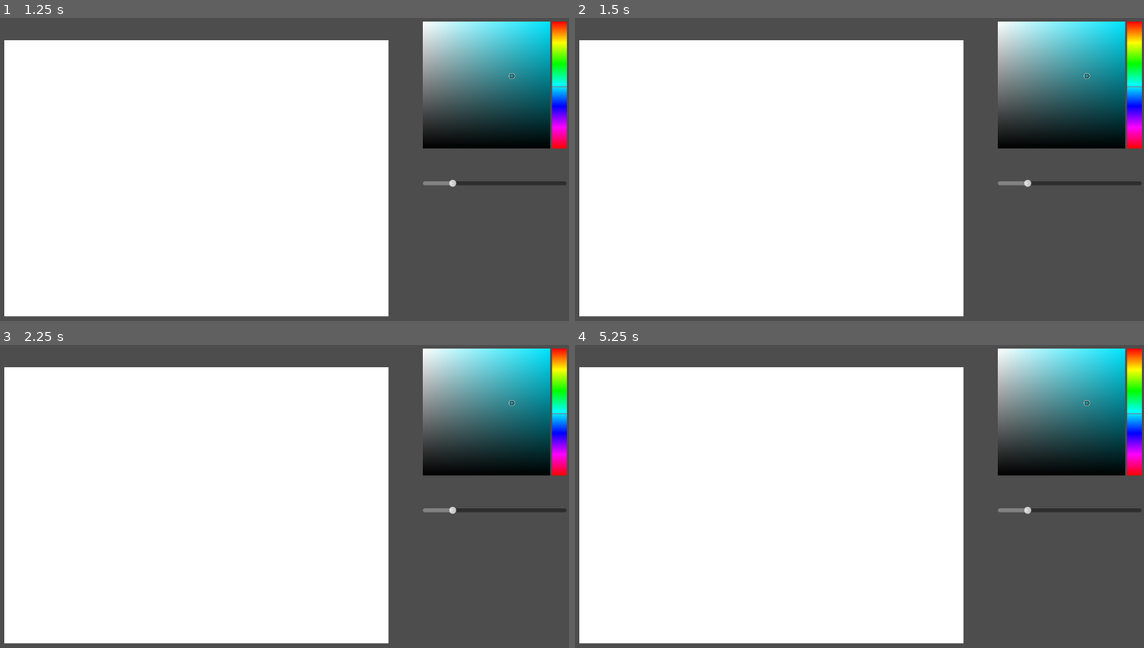
Above: before the commit, frames 1-4 (two rows, left to right).
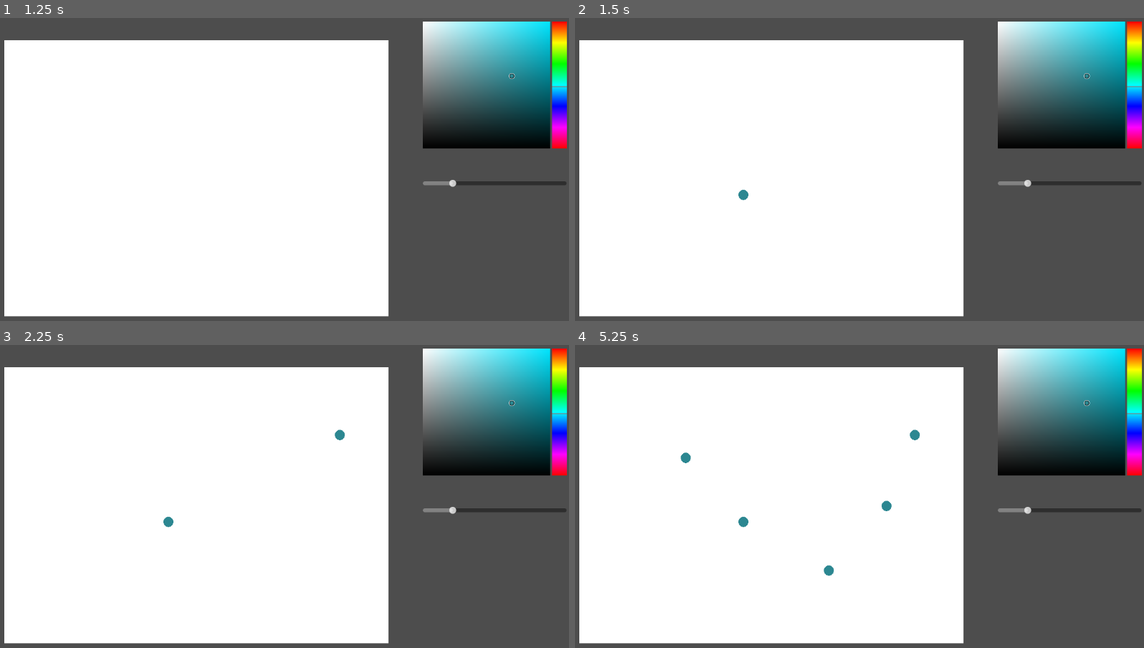
Above: after the commit, the same moments.

Repository: markusssh/project-neva
Game: Godot game, scene res://Multiplayer/drawing.tscn
Two runs of this game, one before a commit and one after it. Both use one fixed random seed, a clock stepped at 60 frames per second and the inputs below. This scene is started directly instead of the project's main scene.
Inputs (mouse positions are in pixels of both pictures, inside the frame that each line leads up to):
- Up to frame 1 (1.25 s): tap Enter (ui_accept) at 0.5, 0.77 s; move the mouse to (409, 163) at 0.52 s; hold Right (ui_right) from 0.53 s (still down); click (409, 163) at 0.67 s
- Up to frame 2 (1.5 s): tap Enter (ui_accept) at 1.25 s; move the mouse to (745, 193) at 1.27 s; release Right (ui_right) at 1.28 s; hold Down (ui_down) from 1.28 s (still down); click (745, 193) at 1.42 s
- Up to frame 3 (2.25 s): tap Enter (ui_accept) at 1.52, 2 s; move the mouse to (341, 435) at 2.02 s; release Down (ui_down) at 2.03 s; hold Right (ui_right) from 2.03 s (still down); click (341, 435) at 2.17 s
- Up to frame 4 (5.25 s): tap Enter (ui_accept) at 2.75, 3.02, 3.5, 3.77, 4.25, 4.52 s; move the mouse to (831, 569) at 2.77 s; release Right (ui_right) at 2.78 s; hold Up (ui_up) 2.78-3.53 s; click (831, 569) at 2.92 s; move the mouse to (1030, 554) at 3.52 s; hold Left (ui_left) 3.53-5.03 s; click (1030, 554) at 3.67 s; move the mouse to (683, 457) at 4.27 s; click (683, 457) at 4.42 s; move the mouse to (887, 505) at 5.02 s; hold Down (ui_down) from 5.03 s (still down); click (887, 505) at 5.17 s

Frame 1 is identical in both runs. In frame 2, less than 0.1% of the frame differs, in the area x 28-31%, y 56-61%; in frame 3, 0.1%; in frame 4, 0.3%, in the area x 18-61%, y 27-77%.

Commit message:
drawing dots

Diff:
--- a/Multiplayer/drawing_canvas.gd
+++ b/Multiplayer/drawing_canvas.gd
@@ -7,7 +7,7 @@
 var e: float = 1
 var mouse_pos: Vector2
 
-func _process(delta: float) -> void:
+func _process(_delta: float) -> void:
 	if Input.is_mouse_button_pressed(MOUSE_BUTTON_LEFT):
 		mouse_pos = paint_viewport.get_mouse_position()
 		handle_line_drawing()
@@ -16,17 +16,19 @@
 	if event is InputEventMouseButton and event.is_released():
 		if event.button_index == MOUSE_BUTTON_LEFT:
 			if drawing_line.points.size() > 0:
-				bake_line()
+				bake_drawing()
 
 func handle_line_drawing() -> void:
 	if drawing_line.points.size() == 0:
 		if mouse_pos.x < size.x and mouse_pos.y < size.y:
 			drawing_line.add_point(mouse_pos)
+			#Adding second point do make visible dot
+			drawing_line.add_point(mouse_pos + Vector2.DOWN)
 	elif absf(mouse_pos.x - drawing_line.points[-1].x) >= e \
 		or absf(mouse_pos.y - drawing_line.points[-1].y) >= e:
 		drawing_line.add_point(mouse_pos)
 
-func bake_line() -> void:
+func bake_drawing() -> void:
 	#Viewport texture can't be written and read at the same time by engine
 	#So we should convert to image and back to texture
 	#Doesn't even work with 'call_deferred()' method
